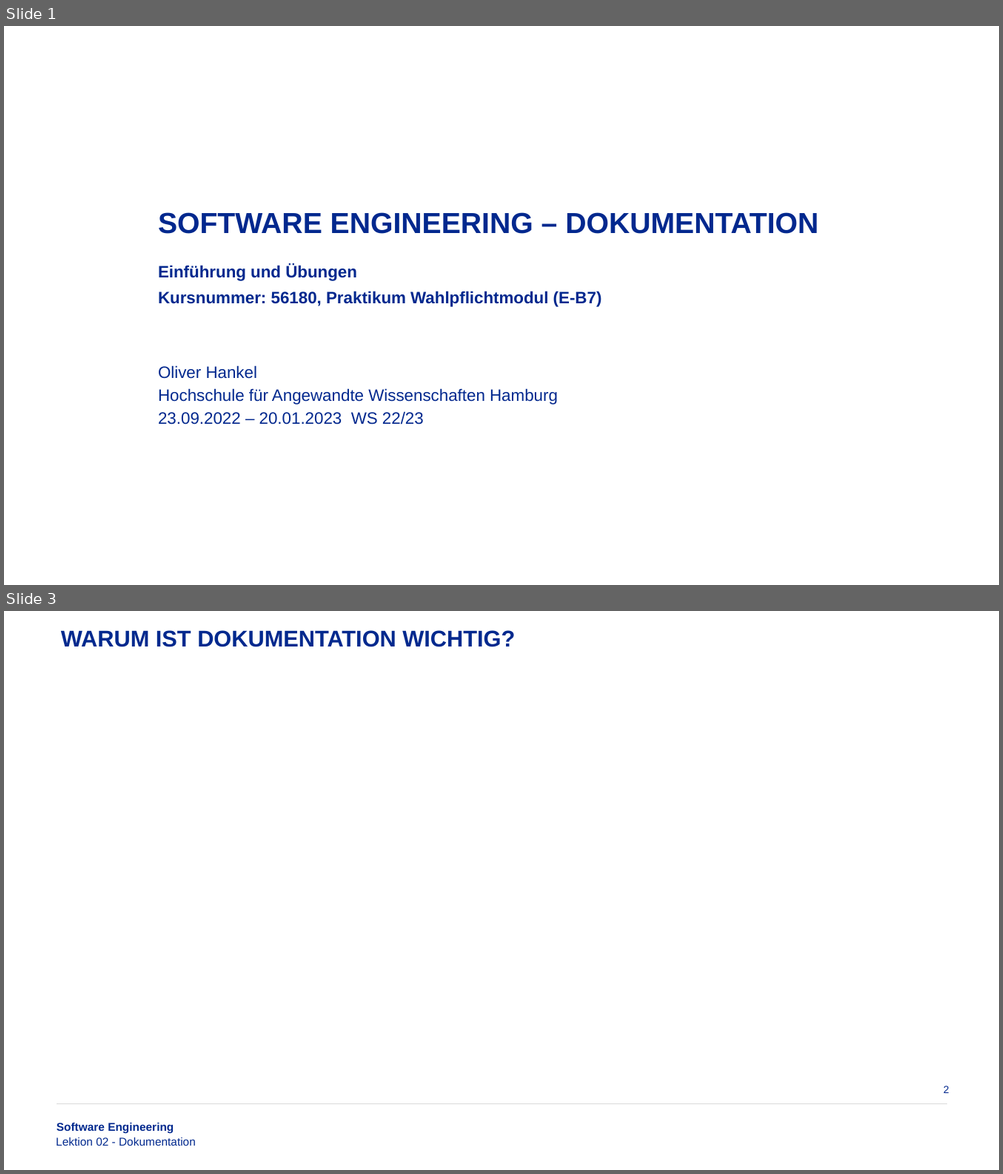
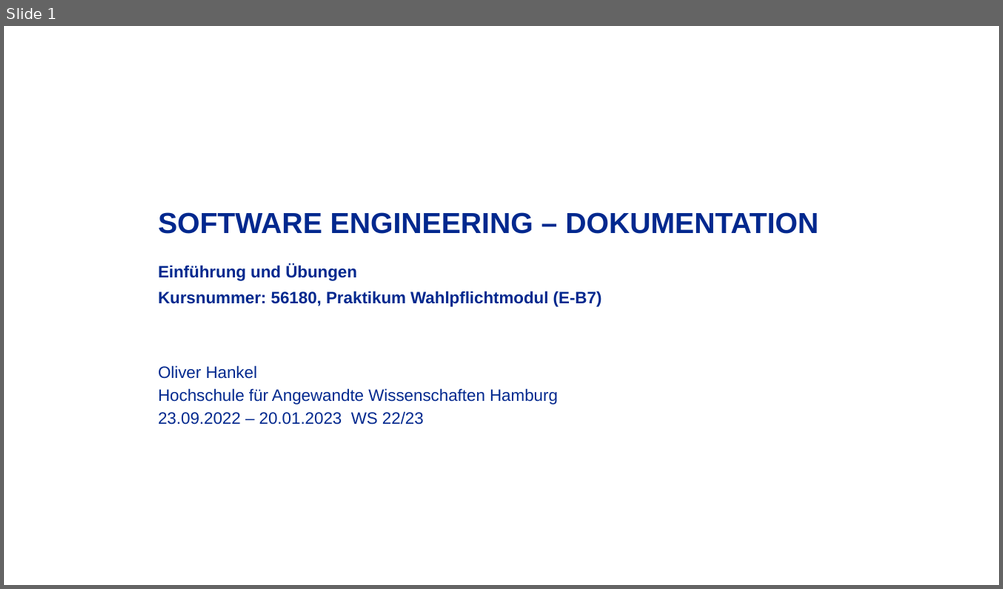
Before and after one commit to oliverhankel/Software-Engineering, a slide deck: .temp/WS22-23-Software-Engineering-Lektion-02.pptx. Shown one above the other, each under a label of ours: slides 1 and 3 before the commit, slide 1 after it; the slides between them are not shown. The pictures are 1003x1174 and 1003x589 pixels, drawn with LibreOffice and Linux fonts; fonts in the diff are those of the drawing; background and template pictures are left out. Boxes give left, top, right and bottom in pixels: in the first picture for what was removed or moved away, otherwise in the second. Text is boxed around its words. In the diff, an @@ line names an element or a change of style, - is before the commit and + after.

```diff
--- a/.temp/WS22-23-Software-Engineering-Lektion-02.pptx
+++ b/.temp/WS22-23-Software-Engineering-Lektion-02.pptx
@@ slide 3 removed at (4, 611, 999, 1170), background #FFFFFF @@
@@ text removed at (61, 630, 515, 647) @@
-WARUM IST DOKUMENTATION WICHTIG?
@@ page number removed at (943, 1086, 949, 1093) @@
-2
@@ line removed from (57, 1104) to (947, 1104) @@
@@ text removed at (56, 1138, 196, 1146) @@
-Lektion 02 - Dokumentation
@@ text removed at (57, 1123, 173, 1133) @@
-Software Engineering
```
Also in this commit, not shown: 3 other slides removed.
